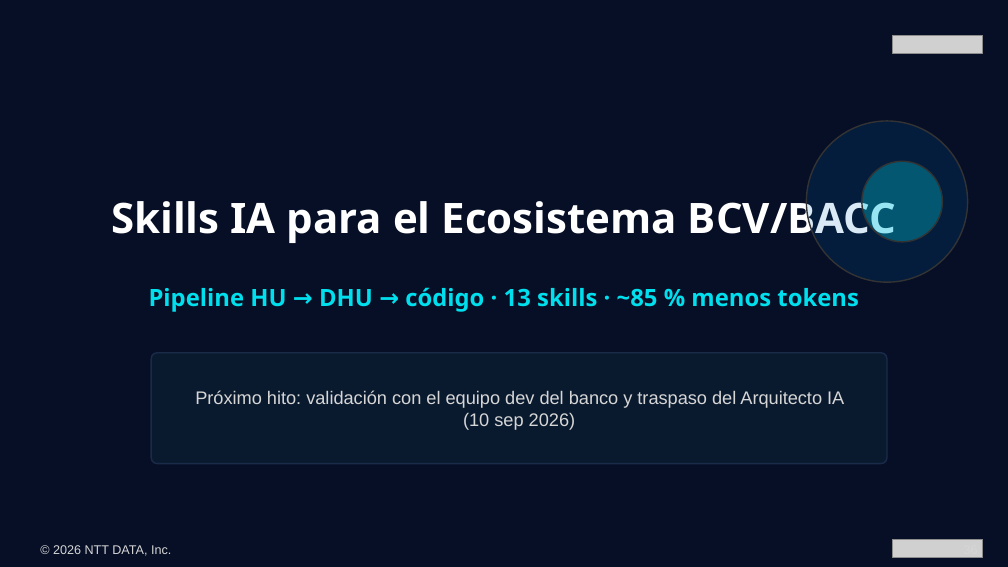
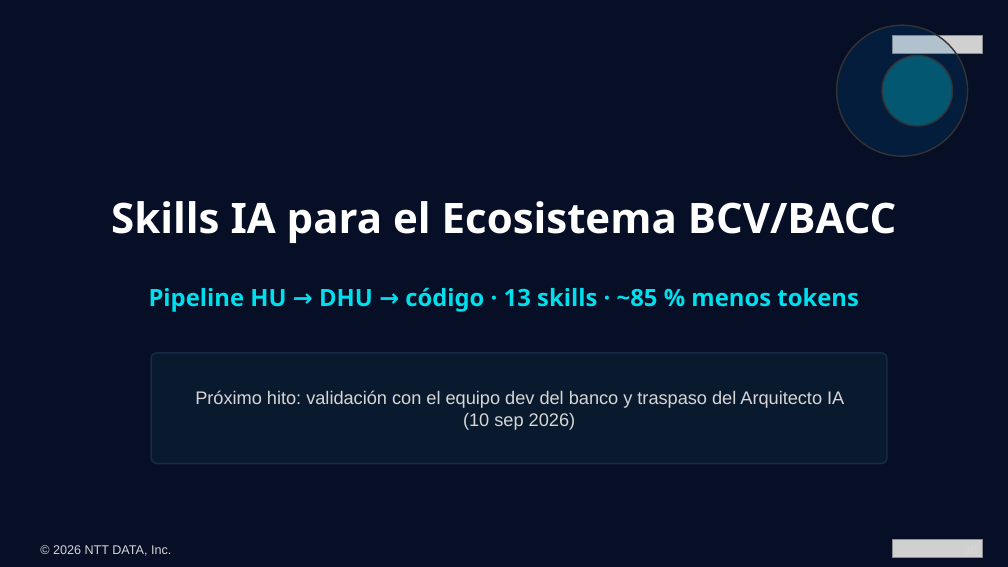
Before and after one commit to Jose-Mejia-NTT/skills-assi-comercial, a slide deck: slide 36 of presentations/presentacion-ejecutiva-skills-ia-bcv-v2.pptx. Drawn at 1008x567 pixels with LibreOffice and Linux fonts; fonts in the diff are those of the drawing; grey boxes stand for pictures. Boxes give left, top, right and bottom in pixels: in the first picture for what was removed or moved away, otherwise in the second. Text is boxed around its words. In the diff, an @@ line names an element or a change of style, - is before the commit and + after.

```diff
--- a/presentations/presentacion-ejecutiva-skills-ia-bcv-v2.pptx
+++ b/presentations/presentacion-ejecutiva-skills-ia-bcv-v2.pptx
@@ ellipse: place and size @@
-ellipse at box(806, 121, 968, 282)
+ellipse at box(837, 25, 968, 156)
@@ ellipse: place and size @@
-ellipse at box(862, 161, 942, 242)
+ellipse at box(882, 55, 953, 126)
```
Also in this commit, not shown: 6 other files.
